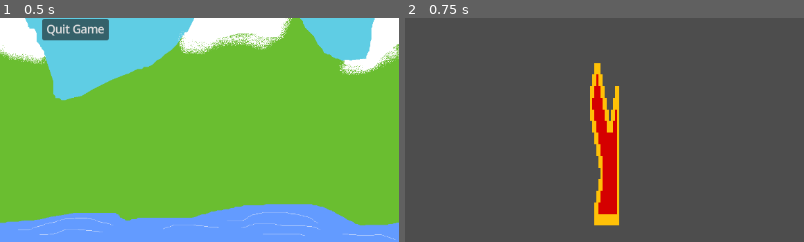
Above: before the commit, frames 1-2 (left to right).
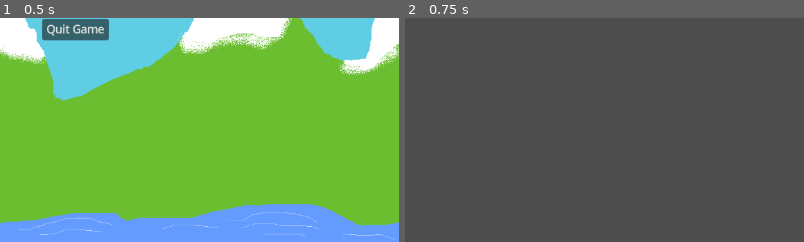
Above: after the commit, the same moments.

Repository: aliyigituzun/copper-merchant-simulator
Game: Godot game, scene res://start_scene.tscn
The game is run twice, just before and just after one commit, with the same random seed, the same clock (stepped at 60 frames per second) and the same inputs.
Inputs:
- Up to frame 1 (0.5 s): no input
- Up to frame 2 (0.75 s): click "Start Game" at 0.5 s
The pictures show only the part of the screen within x 41-90%, y 50-100%; the shares and areas given below are measured in that part.

Frame 1 is identical in both runs. In frame 2, 3.9% of the frame differs, in the area x 46-54%, y 20-93%.

Commit message:
=introduction screen

Diff:
--- /dev/null
+++ b/dialogue_box.tscn
@@ -0,0 +1,10 @@
+[gd_scene format=3 uid="uid://ctgo2rtetb34u"]
+
+[node name="DialogueBox" type="NinePatchRect"]
+anchors_preset = 15
+anchor_right = 1.0
+anchor_bottom = 1.0
+offset_right = -252.0
+offset_bottom = -448.0
+grow_horizontal = 2
+grow_vertical = 2
--- a/first_encounter.gd
+++ b/first_encounter.gd
@@ -6,6 +6,7 @@
 # Called when the node enters the scene tree for the first time.
 func _ready() -> void:
 	player.setup_player(20)
+	ui.get_node("GemContainer/GemLabel")
 
 
 # Called every frame. 'delta' is the elapsed time since the previous frame.
--- a/first_encounter.tscn
+++ b/first_encounter.tscn
@@ -1,13 +1,6 @@
-[gd_scene load_steps=3 format=3 uid="uid://b71pchipl7dsv"]
+[gd_scene load_steps=2 format=3 uid="uid://b71pchipl7dsv"]
 
 [ext_resource type="Script" uid="uid://c6qy508lbunhl" path="res://first_encounter.gd" id="1_b77rh"]
-[ext_resource type="Texture2D" uid="uid://cwv6kurqllv75" path="res://diagonal_arrow.png" id="2_la0ra"]
 
 [node name="FirstEncounter" type="Node2D"]
 script = ExtResource("1_b77rh")
-
-[node name="Sprite2D" type="Sprite2D" parent="."]
-texture_filter = 1
-position = Vector2(179, 183)
-scale = Vector2(-2.9475691, -16.774088)
-texture = ExtResource("2_la0ra")
--- /dev/null
+++ b/game_introduction.gd
@@ -0,0 +1,25 @@
+extends Control
+
+@onready var label = $'./Label'
+@onready var game_logo = $"./GameLogo"
+
+
+# Called when the node enters the scene tree for the first time.
+func _ready() -> void:
+	var end_position = Vector2(-300.0, -300.0)
+	var tween = get_tree().create_tween()
+	tween.tween_property(label, "position", end_position, 10.0)
+	await tween.finished
+	tween.kill()
+	await get_tree().create_timer(10).timeout
+	label.visible = false
+
+	var tween1 = get_tree().create_tween()
+	tween1.tween_property(game_logo, "modulate:a", 1.0, 1.0)
+
+	await get_tree().create_timer(3).timeout
+
+	GameManager.next_scene()
+# Called every frame. 'delta' is the elapsed time since the previous frame.
+func _process(delta: float) -> void:
+	pass
--- /dev/null
+++ b/game_introduction.tscn
@@ -0,0 +1,65 @@
+[gd_scene load_steps=4 format=3 uid="uid://bwy8pv10hr8kk"]
+
+[ext_resource type="Texture2D" uid="uid://c40hcnywkq3gk" path="res://intrologo_plchldr.png" id="1_avqpc"]
+[ext_resource type="Script" uid="uid://cr11xxnvt8eey" path="res://game_introduction.gd" id="1_w2qmj"]
+[ext_resource type="Texture2D" uid="uid://b8l7sug7xnogr" path="res://gameintroplaceholder.jpg" id="2_16jh6"]
+
+[node name="GameIntroduction" type="Control"]
+layout_mode = 3
+anchors_preset = 15
+anchor_right = 1.0
+anchor_bottom = 1.0
+grow_horizontal = 2
+grow_vertical = 2
+scale = Vector2(0.99762785, 1)
+script = ExtResource("1_w2qmj")
+
+[node name="Label" type="Label" parent="."]
+z_index = 1
+layout_mode = 1
+anchors_preset = 8
+anchor_left = 0.5
+anchor_top = 0.5
+anchor_right = 0.5
+anchor_bottom = 0.5
+offset_left = -300.0
+offset_top = -24.00003
+offset_right = 300.0
+offset_bottom = 659.875
+grow_horizontal = 2
+grow_vertical = 2
+scale = Vector2(0.9984733, 0.9869368)
+pivot_offset = Vector2(300, 0)
+theme_override_font_sizes/font_size = 33
+text = "The Haskells have owned the Copper trading business in Nottingham for centuries, however when the time came for the business to be handed down to the copper merchant, John W.T.F Haskell, the syndicate of Nottingham Old, robbed him of the business. Now with the life of his precious pet Obsidian at risk from starvation due to bankruptcy, John Haskell decides to take the fight to the Syndicate and get his family business back…
+"
+autowrap_mode = 2
+
+[node name="GameLogo" type="TextureRect" parent="."]
+modulate = Color(1, 1, 1, 0)
+z_index = 1
+layout_mode = 1
+anchors_preset = 8
+anchor_left = 0.5
+anchor_top = 0.5
+anchor_right = 0.5
+anchor_bottom = 0.5
+offset_left = -350.0
+offset_top = -200.0
+offset_right = 350.0
+offset_bottom = 200.0
+grow_horizontal = 2
+grow_vertical = 2
+scale = Vector2(1, 0.5287113)
+texture = ExtResource("1_avqpc")
+expand_mode = 2
+
+[node name="TextureRect" type="TextureRect" parent="."]
+layout_mode = 1
+anchors_preset = 15
+anchor_right = 1.0
+anchor_bottom = 1.0
+grow_horizontal = 2
+grow_vertical = 2
+texture = ExtResource("2_16jh6")
+metadata/_edit_use_anchors_ = true
--- /dev/null
+++ b/game_over_screen.tscn
@@ -0,0 +1,8 @@
+[gd_scene format=3 uid="uid://bbeecv6qqi8wt"]
+
+[node name="GameOverScreen" type="NinePatchRect"]
+anchors_preset = 15
+anchor_right = 1.0
+anchor_bottom = 1.0
+grow_horizontal = 2
+grow_vertical = 2
--- a/gamemanager.gd
+++ b/gamemanager.gd
@@ -2,15 +2,26 @@
 
 var game_scene: Node = null
 var world_scene: Node = null
+var player_scene: Node = null
+
+var scene = 0
 
 #this is to ensure that the game scene is not accessed before it is loaded
 func register_game_scene(scene) -> void:
 	game_scene = scene
 	world_scene = scene.get_node_or_null("World")
 	if world_scene:
-		var encounter_1 = preload("res://first_encounter.tscn").instantiate()
-		world_scene.add_child(encounter_1)
+		#var game_introduction = preload("res://game_introduction.tscn").instantiate()
+		#world_scene.add_child(game_introduction)
+		var first_encounter = preload('res://first_encounter.tscn').instantiate()
+		world_scene.add_child(first_encounter)
 
+func next_scene() -> void:
+	match scene:
+		1:
+			var first_encounter = preload('res://first_encounter.tscn').instantiate()
+			world_scene.remove(world_scene.get_child(0))
+			world_scene.add_child(first_encounter)
 
 func _ready() -> void:
 	pass # Replace with function body.
--- a/scenes/game.tscn
+++ b/scenes/game.tscn
@@ -1,10 +1,23 @@
-[gd_scene load_steps=2 format=3 uid="uid://cdtgsqdoxs3t8"]
+[gd_scene load_steps=3 format=3 uid="uid://cdtgsqdoxs3t8"]
 
 [ext_resource type="Script" uid="uid://bbisq3uogewgo" path="res://scenes/player.gd" id="1_uwrxv"]
+[ext_resource type="Script" uid="uid://d1y2sjcfxdwna" path="res://scenes/ui.gd" id="1_yqjtg"]
 
 [node name="Game" type="Node2D"]
 
 [node name="UI" type="CanvasLayer" parent="."]
+script = ExtResource("1_yqjtg")
+
+[node name="GemContainer" type="MarginContainer" parent="UI"]
+visible = false
+offset_right = 40.0
+offset_bottom = 40.0
+theme_override_constants/margin_left = 10
+theme_override_constants/margin_top = 10
+
+[node name="GemLabel" type="Label" parent="UI/GemContainer"]
+layout_mode = 2
+text = "Gems: 0"
 
 [node name="Player" type="Node2D" parent="."]
 script = ExtResource("1_uwrxv")
--- a/scenes/player.gd
+++ b/scenes/player.gd
@@ -1,4 +1,6 @@
 extends Node2D
+
+@onready var ui = $"../UI"
 
 var remaining_health = 20
 var score = 0
@@ -12,6 +14,7 @@
 
 func add_gems(added_gems):
 	gems += added_gems
+	ui.change_gems(gems)
 
 func _ready() -> void:
 	pass # Replace with function body.
--- /dev/null
+++ b/scenes/ui.gd
@@ -0,0 +1,13 @@
+extends CanvasLayer
+
+@onready var gem_label = $"./GemContainer/GemLabel"
+
+func change_gems(new_gems):
+	gem_label.text = "Gems: " + str(new_gems)
+
+func _ready() -> void:
+	pass # Replace with function body.
+
+# Called every frame. 'delta' is the elapsed time since the previous frame.
+func _process(delta: float) -> void:
+	pass
Not shown, added: game_introduction.gd.uid
Binary file added: gameintroplaceholder.jpg
Not shown, added: gameintroplaceholder.jpg.import
Binary file added: intrologo_plchldr.png
Not shown, added: intrologo_plchldr.png.import
Not shown, added: scenes/ui.gd.uid
